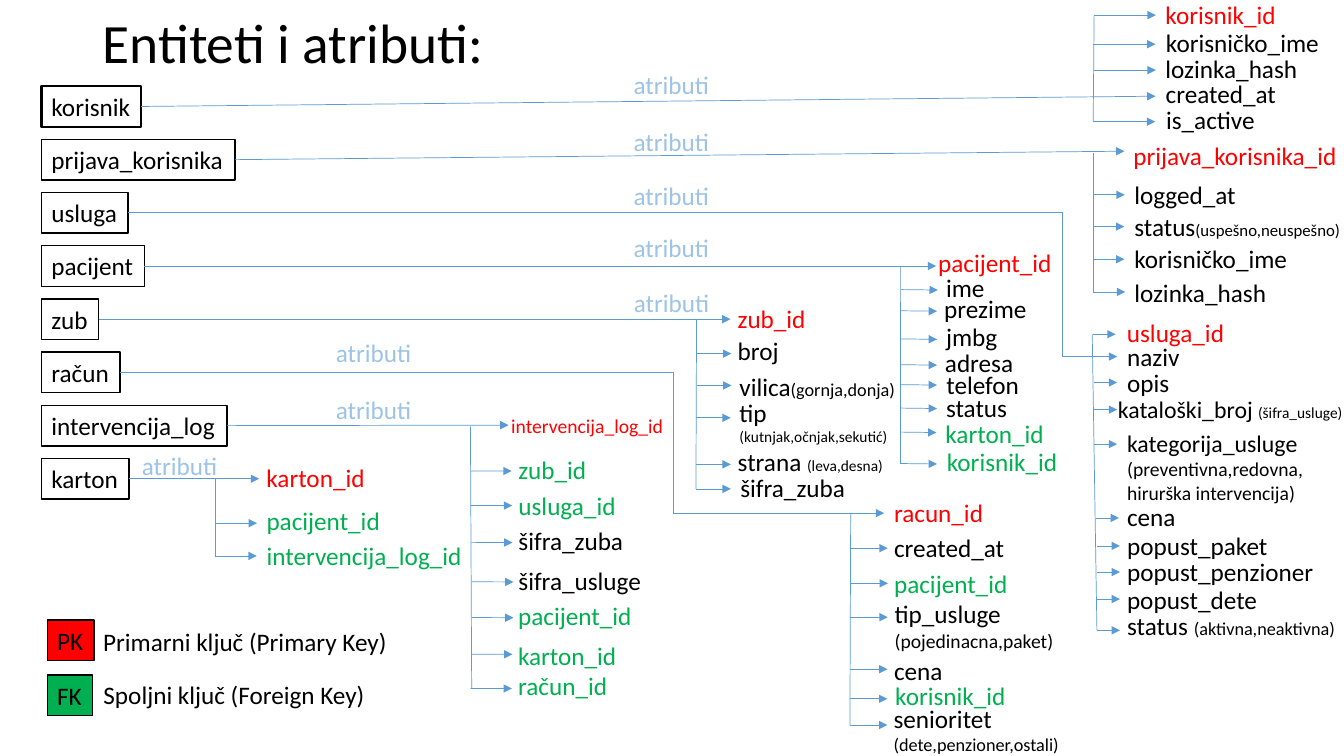
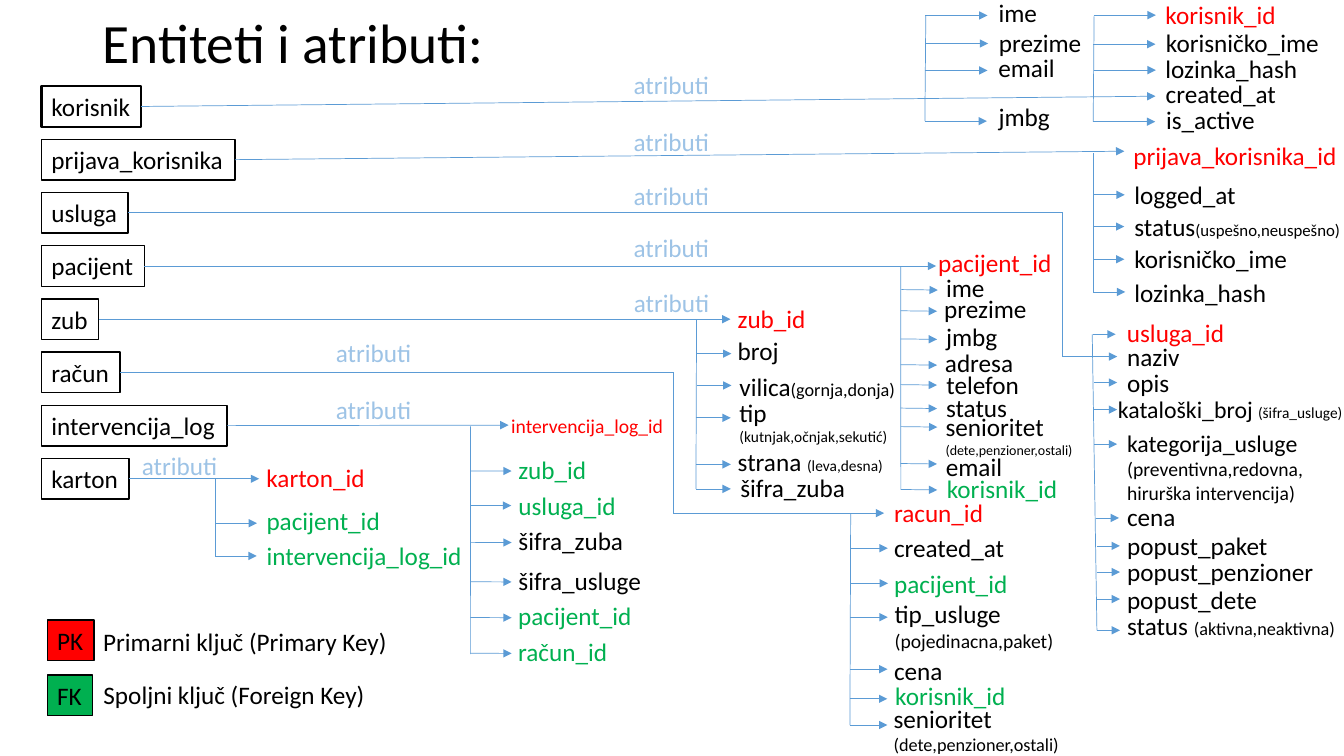
Before and after one commit to svetozar642/PIiVT-2022-Zubarska-ordinacija, a slide deck: slide 3 of 01-documentation/Analiza zahteva - Use case dijagram , Dijagram aktivnosti, ER dijagram.pptx. Drawn at 1344x756 pixels with LibreOffice and Linux fonts; fonts in the diff are those of the drawing. Boxes give left, top, right and bottom in pixels: in the first picture for what was removed or moved away, otherwise in the second. Text is boxed around its words. In the diff, an @@ line names an element or a change of style, - is before the commit and + after.

```diff
--- a/01-documentation/Analiza zahteva - Use case dijagram , Dijagram aktivnosti, ER dijagram.pptx
+++ b/01-documentation/Analiza zahteva - Use case dijagram , Dijagram aktivnosti, ER dijagram.pptx
@@ arrow added from (926, 15) to (988, 15), #5B9BD5 0.5 pt @@
@@ line added from (926, 121) to (927, 16), #5B9BD5 0.5 pt @@
@@ text added at [999,4,1037,22], 18 pt, text #000000 @@
+ime
@@ arrow added from (926, 43) to (988, 43), #5B9BD5 0.5 pt @@
@@ text added at [998,59,1054,77], 18 pt, text #000000 @@
+email
@@ text added at [999,34,1081,56], 18 pt, text #000000 @@
+prezime
@@ arrow added from (926, 71) to (988, 71), #5B9BD5 0.5 pt @@
@@ text added at [999,108,1050,131], 18 pt, text #000000 @@
+jmbg
@@ arrow added from (925, 121) to (987, 121), #5B9BD5 0.5 pt @@
@@ line moved from (900, 464) - (901, 266) to (901, 490) - (901, 266) @@
@@ text at [946,416,1073,459]: text changed; size 18 to 10 pt; text colour #00B050 to #000000 @@
-karton_id
+senioritet
+(dete,penzioner,ostali)
@@ line moved from (472, 689) - (471, 426) to (471, 654) - (471, 426) @@
@@ arrow moved from (900, 433) - (937, 433) to (901, 426) - (938, 427) @@
@@ text "korisnik_id": place and size @@
-text "korisnik_id" at [947,453,1057,475]
+text "korisnik_id" at [947,480,1057,502]
@@ text added at [946,455,1002,482], 18 pt, text #000000 @@
+email
@@ arrow moved from (471, 689) - (512, 689) to (901, 490) - (938, 490) @@
@@ text "račun_id": place and size @@
-text "račun_id" at [518,677,607,699]
+text "račun_id" at [518,643,607,665]
@@ text removed at [518,647,616,669] @@
-karton_id
```
Also in this commit, not shown: 1 other file.
